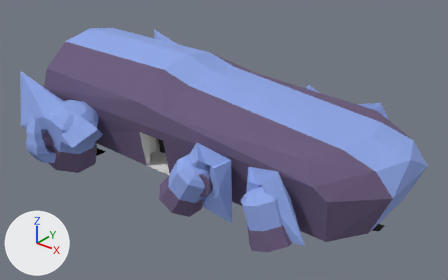
An edit to the Blender file ship/Ship2.blend, drawn before and after from the same camera.
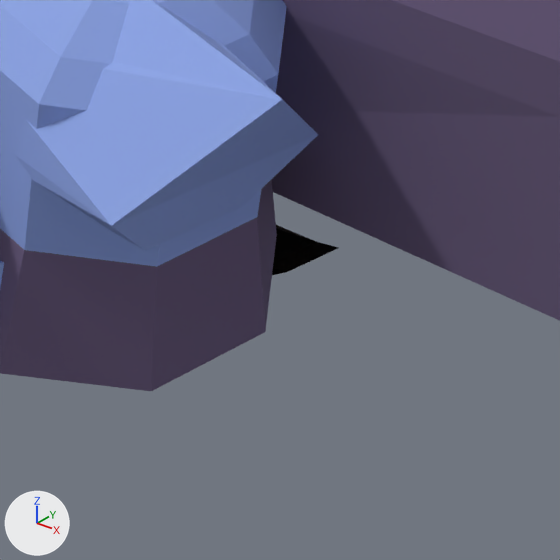
The first picture shows the older version from a camera (50 mm lens) standing at (50.1, -54.3, 35.8) and looking at (7.3, -0.9, 2.7). The close-ups show both versions on the part from 12% to 31% of the width and 41% to 71% of the height of that picture; other places that the commit changed are outside them. The lights are fixed; the arrows at lower left show +X, +Y and +Z. Objects named as collision shapes, trigger or cutter boxes, shadow casters or lower levels of detail are left out.

Objects in the first close-up: 'Chassis', 'LandingGear.Front', 'ThrusterBack.HighTech', 'ThrusterBack.Retro'.
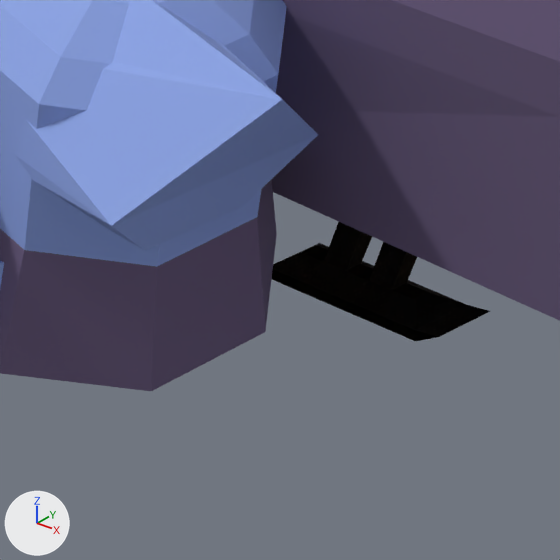
Changed parts and their boxes (x1, y1, x2, y2) in the close-ups (560 x 560 px):
'LandingGear.Front', moved
    before: (272, 225, 338, 275)
    after: (272, 222, 490, 341)

Diff of the bpy script that builds the scene:
```diff
--- a/ship/Ship2.blend.py
+++ b/ship/Ship2.blend.py
@@ ob_landinggear_front @@
 ob_landinggear_front = bpy.data.objects.new('LandingGear.Front', me_cube_004)
-ob_landinggear_front.location = (-11.31, 7.0, -1.59)
+ob_landinggear_front.location = (-6.97, 7.0, -1.59)
 ob_landinggear_front.scale = (1.57, 1.57, 1.57)
```
